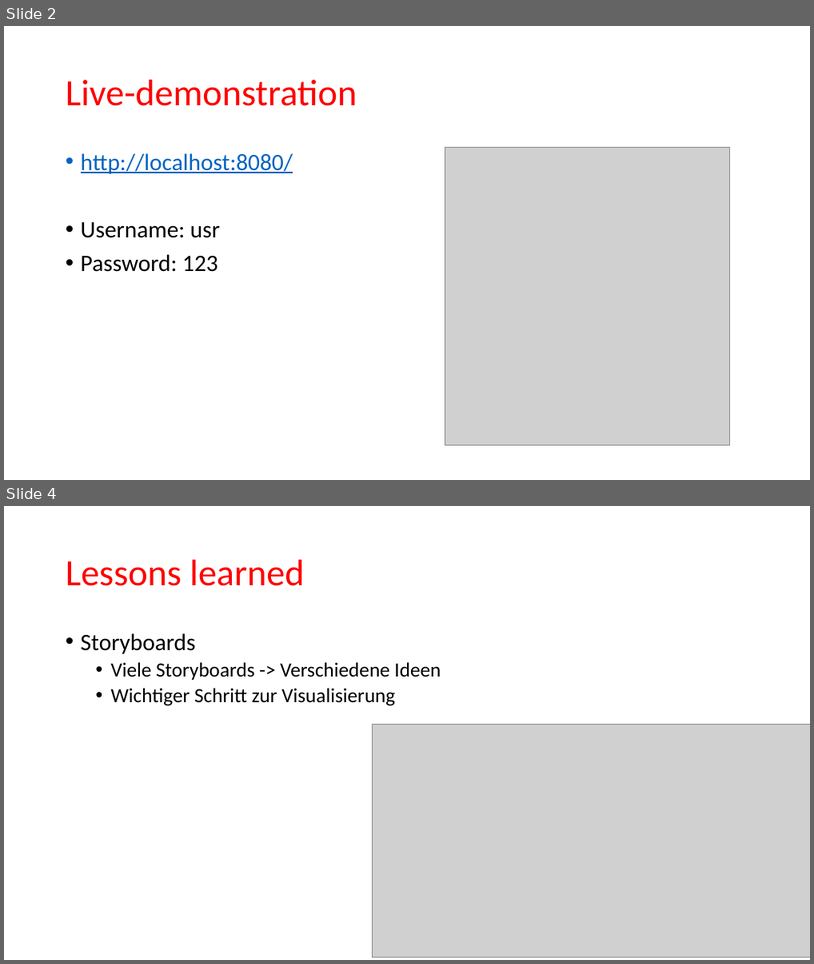
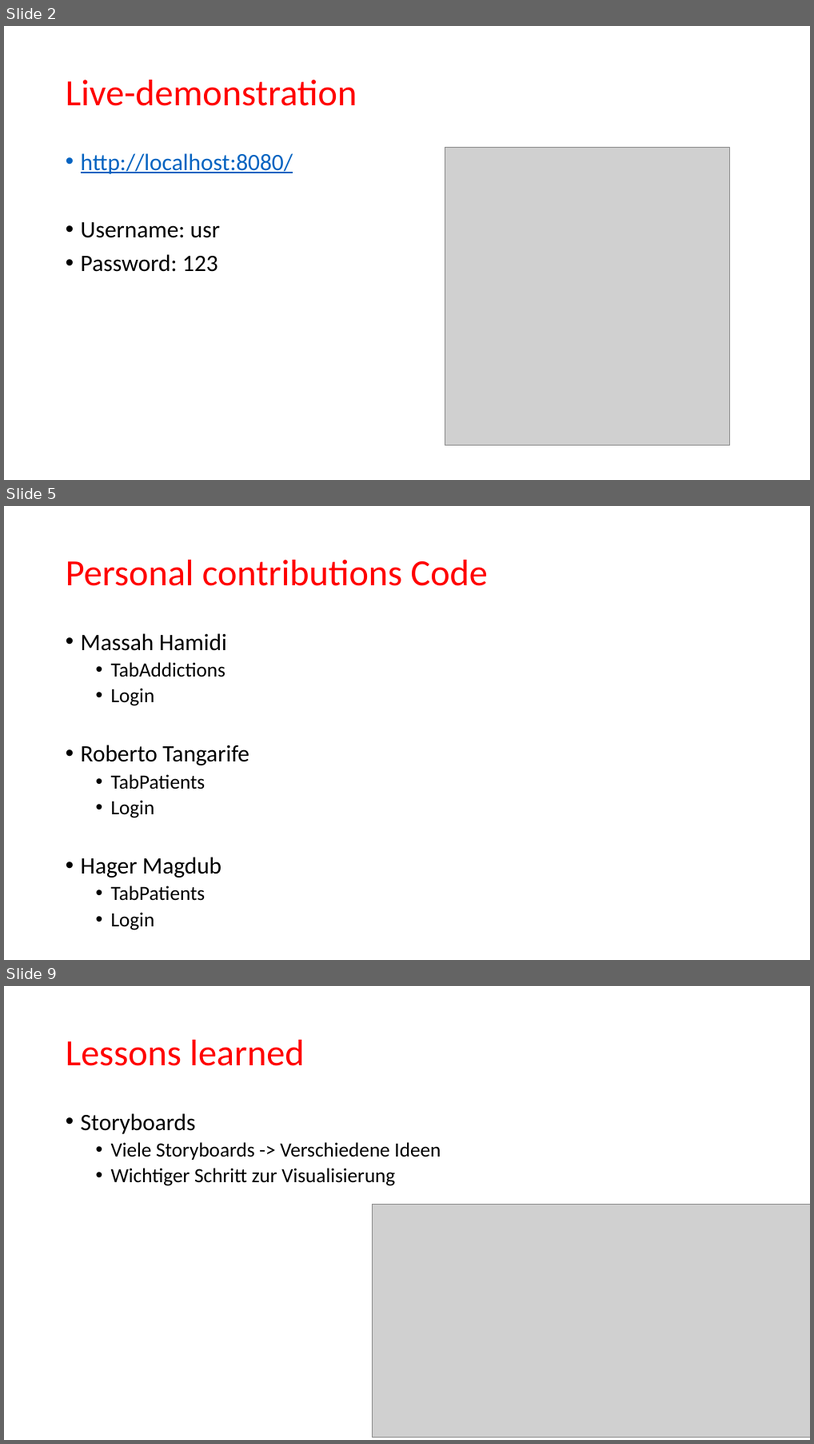
Before and after one commit to tomia1/ch.bfh.btx8081.w2016.red, a slide deck: doc/task14/final presentation.pptx. Shown one above the other, each under a label of ours: slides 2 and 4 before the commit, slides 2, 5 and 9 after it; the slides between them are not shown. The pictures are 814x964 and 814x1444 pixels, drawn with LibreOffice and Linux fonts; fonts in the diff are those of the drawing; grey boxes stand for pictures. Boxes give left, top, right and bottom in pixels: in the first picture for what was removed or moved away, otherwise in the second. Text is boxed around its words. In the diff, an @@ line names an element or a change of style, - is before the commit and + after.

```diff
--- a/doc/task14/final presentation.pptx
+++ b/doc/task14/final presentation.pptx
@@ slide 5 added at [4, 506, 810, 960], background #FFFFFF @@
@@ title added at [66, 560, 488, 586], 44 pt, text #FF0000 @@
+Personal contributions Code
@@ text added at [81, 633, 250, 930], 24 pt, text #000000 @@
+• Massah Hamidi
+  • TabAddictions
+  • Login
+• Roberto Tangarife
+  • TabPatients
+  • Login
+• Hager Magdub
+  • TabPatients
+  • Login
@@ what was slide 4 is now slide 9 @@
```
Also in this commit, not shown: 4 slides changed, 4 other slides added, 1 slide removed.
